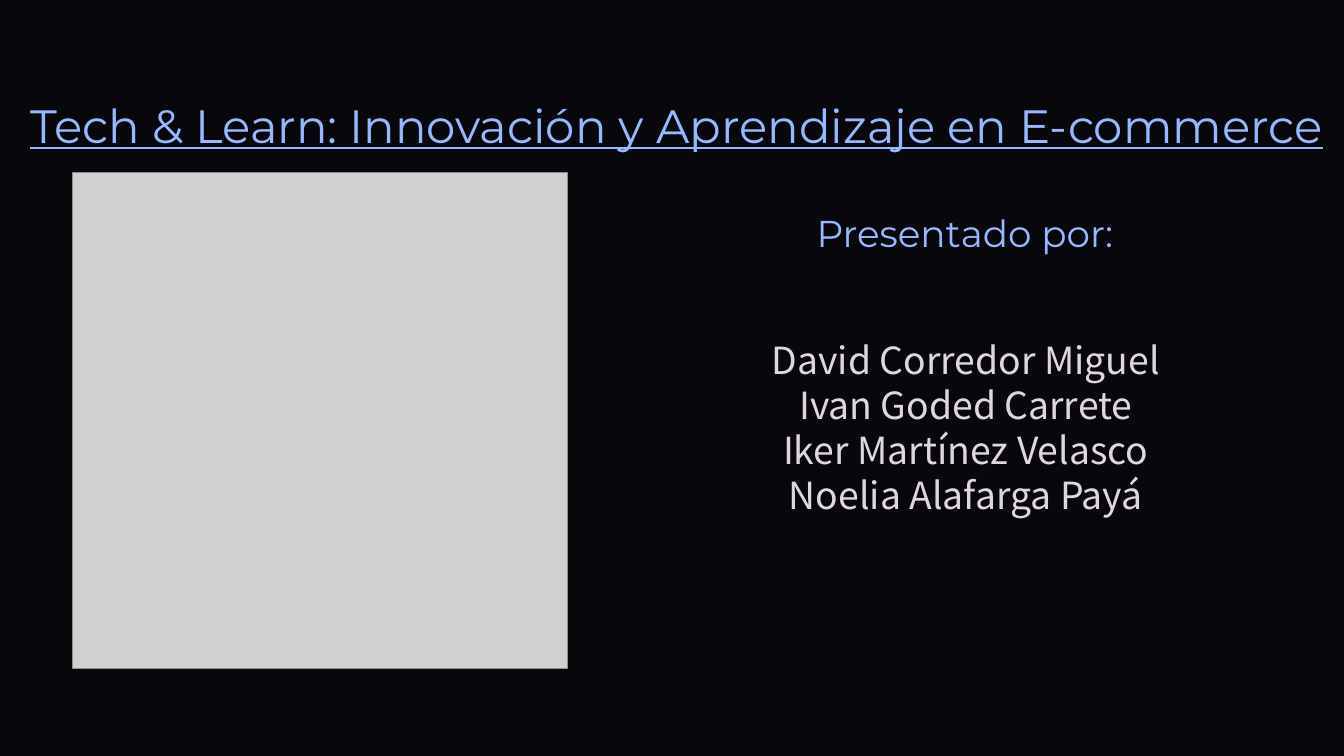
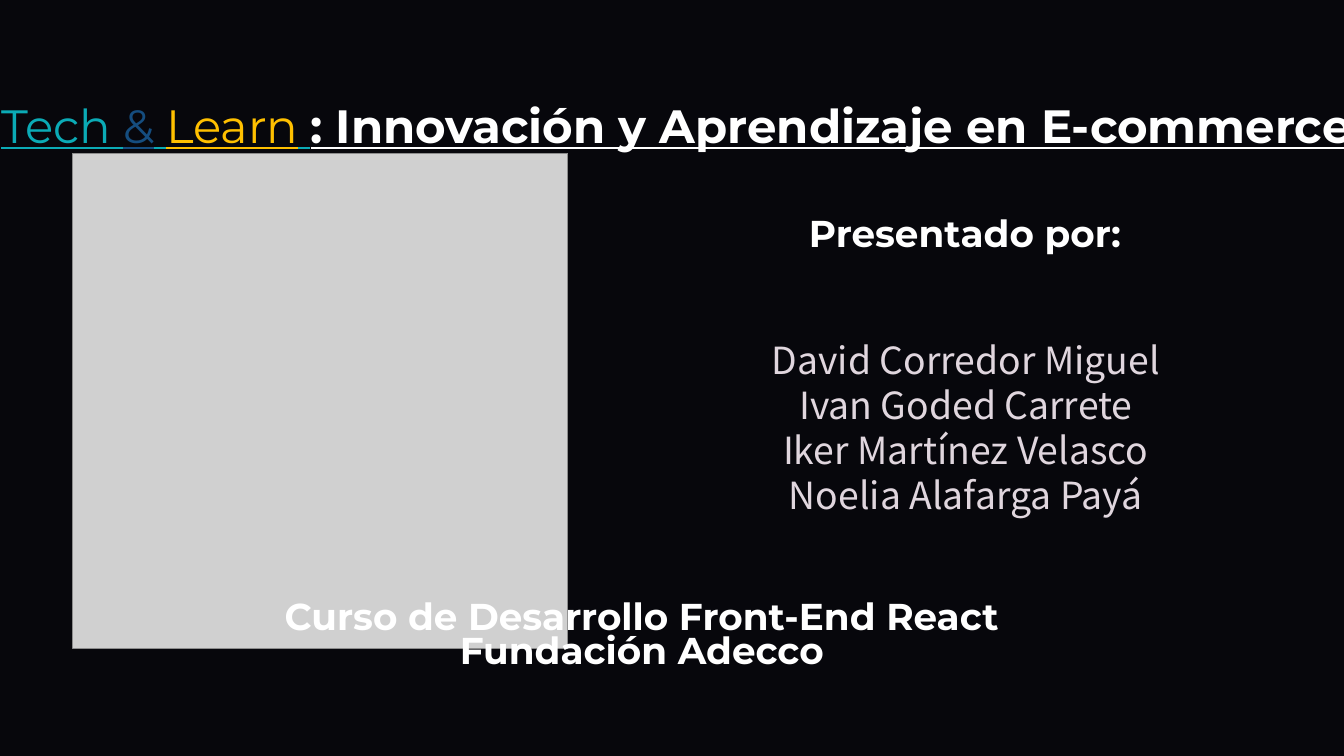
Before and after one commit to DavidCorredorMiguel/proyectogrupo2, a slide deck: slide 1 of Tech-and-Learn-Innovacion-y-Aprendizaje-en-E-commerce (1).pptx. Drawn at 1344x756 pixels with LibreOffice and Linux fonts; fonts in the diff are those of the drawing; grey boxes stand for pictures; background and template pictures are left out. Boxes give left, top, right and bottom in pixels: in the first picture for what was removed or moved away, otherwise in the second. Text is boxed around its words. In the diff, an @@ line names an element or a change of style, - is before the commit and + after.

```diff
--- a/Tech-and-Learn-Innovacion-y-Aprendizaje-en-E-commerce (1).pptx
+++ b/Tech-and-Learn-Innovacion-y-Aprendizaje-en-E-commerce (1).pptx
@@ text at bbox=[1, 106, 1344, 153]: text changed; text colour #97B8FF to #FFFFFF; bold on @@
-Tech & Learn: Innovación y Aprendizaje en E-commerce
+Tech & Learn : Innovación y Aprendizaje en E-commerce
@@ picture: place and size @@
-picture at bbox=[73, 173, 568, 668]
+picture at bbox=[73, 153, 568, 648]
@@ text "Presentado por:" at bbox=[809, 219, 1121, 255]: text colour #97B8FF to #FFFFFF, bold on @@
@@ text added at bbox=[285, 594, 998, 665], 32 pt, text #FFFFFF, bold @@
+Curso de Desarrollo Front-End React
+Fundación Adecco
```
Also in this commit, not shown: 7 other slides changed.
